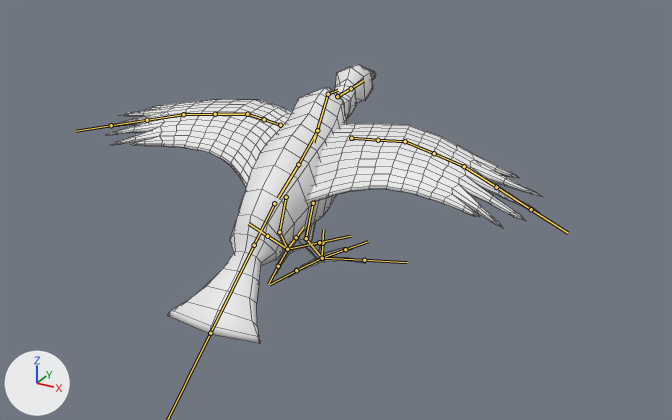
One commit to the FBX model Assets/Enemies/Models/Source/vulture.fbx: the scene before it, then after it.
One viewpoint serves both versions: a 50 mm camera at (2.78, -4.45, 2.88) aimed at (0.22, 0.2, 0.56). Every picture has the same lights, and +X, +Y and +Z are marked at lower left. Both versions are drawn at frame 1 of the action 'raven_armature|Default'; the numbers are the values there. The bones that bend it are drawn over the model as lines. Mesh edges are drawn as thin lines.

The first picture shows 'raven_mesh'.
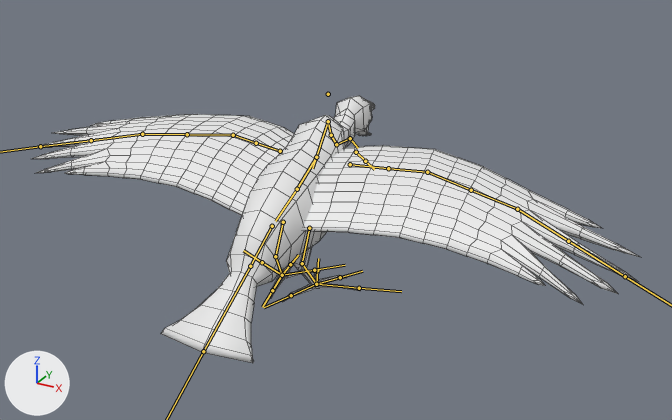
What the commit changed:
Bone 'ROOT' (bone_root) turns from (0, 0, 0) to (0, -63, 0) degrees about its own x, y and z.
Bone 'Bone' (bone_bone) moves from (0.0, 0.0, 0.0) to (0.0, 0.003, -0.183).
Bone 'Bone' (bone_bone) turns from (0, 0, 0) to (-67, 0, 0) degrees about its own x, y and z.
Bone 'Bone.001' (bone_bone_001) moves from (0.0, 0.0, 0.0) to (0.0, 0.162, 0.086).
Bone 'Bone.001' (bone_bone_001) turns from (0, 0, 0) to (67, 0, 0) degrees about its own x, y and z.
Bone 'Bone.001_L' (bone_bone_001_l) is rescaled from (0.69, 0.69, 0.69) to (1.0, 1.0, 1.0).
Bone 'Bone.001_R' (bone_bone_001_r) is rescaled from (0.69, 0.69, 0.69) to (1.0, 1.0, 1.0).

Boxes (x1, y1, x2, y2) around the edits, measured in the pictures (672 x 420 px):
'raven_mesh', posed (39% wider)
    before: (105, 65, 542, 344)
    after: (31, 96, 641, 363)
bone 'Bone', root to tip
    before: (328, 94) to (338, 90)
    after: (328, 121) to (331, 135)
bone 'Bone.001', root to tip
    before: (328, 94) to (313, 142)
    after: (328, 121) to (312, 168)
bone 'Bone.001_L', root to tip
    before: (351, 138) to (378, 140)
    after: (350, 164) to (388, 168)
bone 'Bone.001_R', root to tip
    before: (280, 125) to (264, 119)
    after: (280, 151) to (256, 143)
